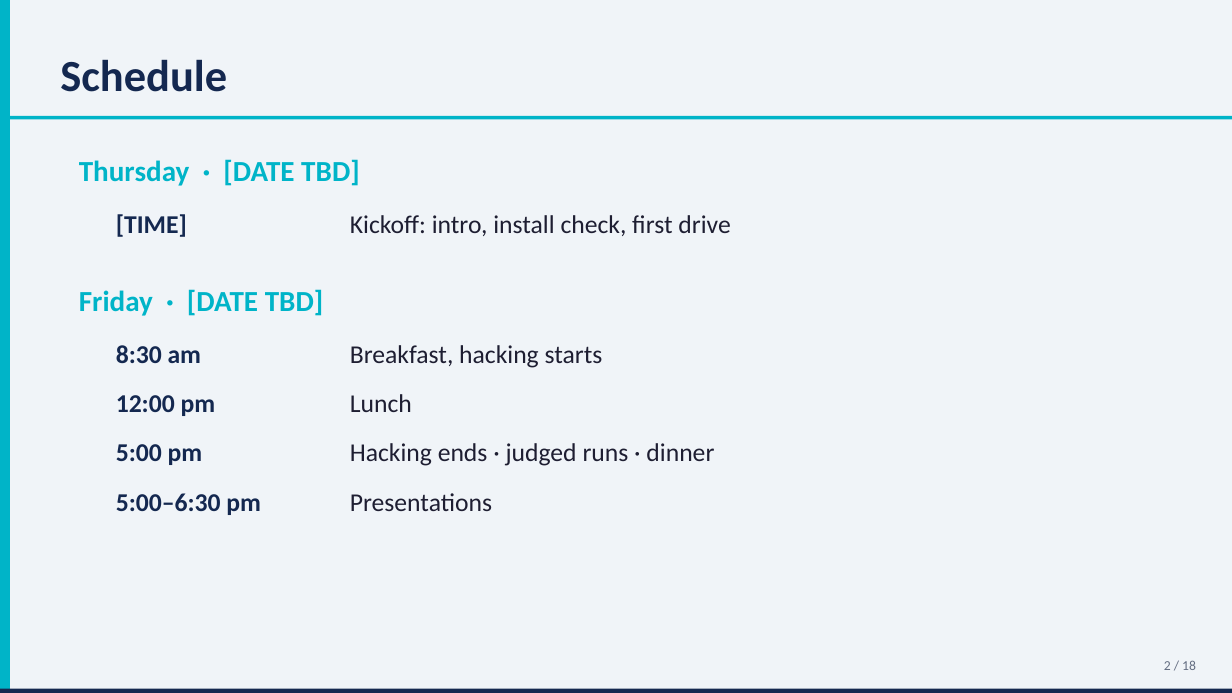
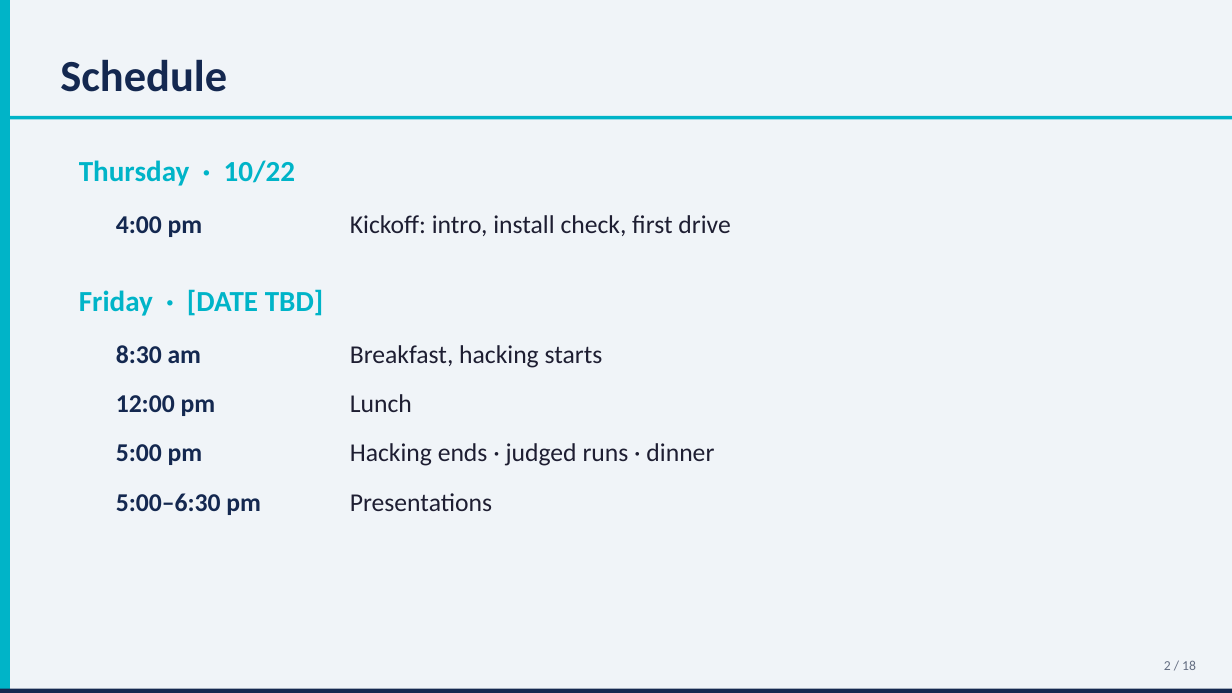
Before and after one commit to AHRTLab/Hackathon, a slide deck: slide 2 of presentations/AWARE-AI_Hackathon_Kickoff.pptx. Drawn at 1232x693 pixels with LibreOffice and Linux fonts; fonts in the diff are those of the drawing. Boxes give left, top, right and bottom in pixels: in the first picture for what was removed or moved away, otherwise in the second. Text is boxed around its words. In the diff, an @@ line names an element or a change of style, - is before the commit and + after.

```diff
--- a/presentations/AWARE-AI_Hackathon_Kickoff.pptx
+++ b/presentations/AWARE-AI_Hackathon_Kickoff.pptx
@@ text at box(79, 160, 296, 186): text changed @@
-Thursday · [DATE TBD]
+Thursday · 10/22
@@ text at box(116, 216, 203, 237): text changed @@
-[TIME]
+4:00 pm
```
Also in this commit, not shown: 2 other slides changed.
